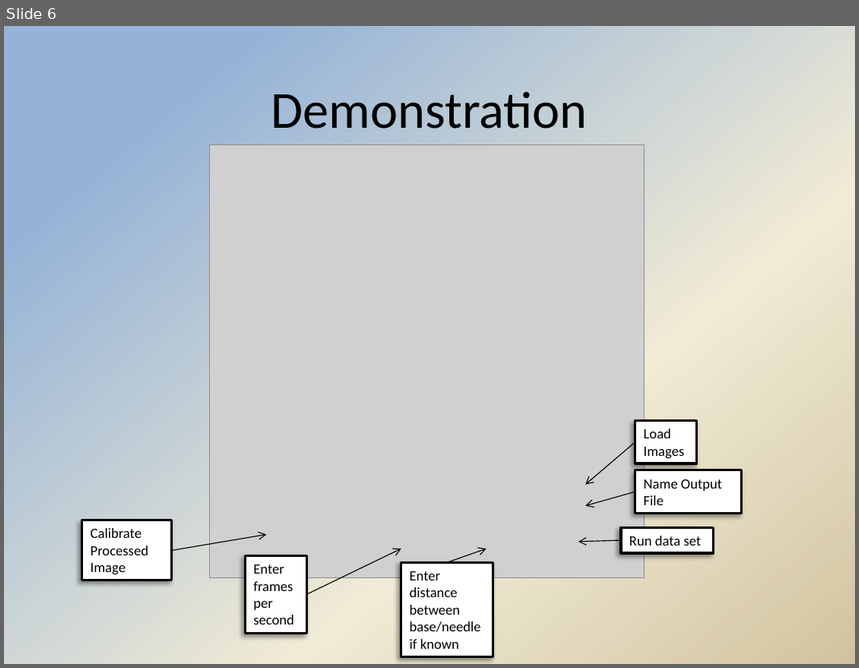
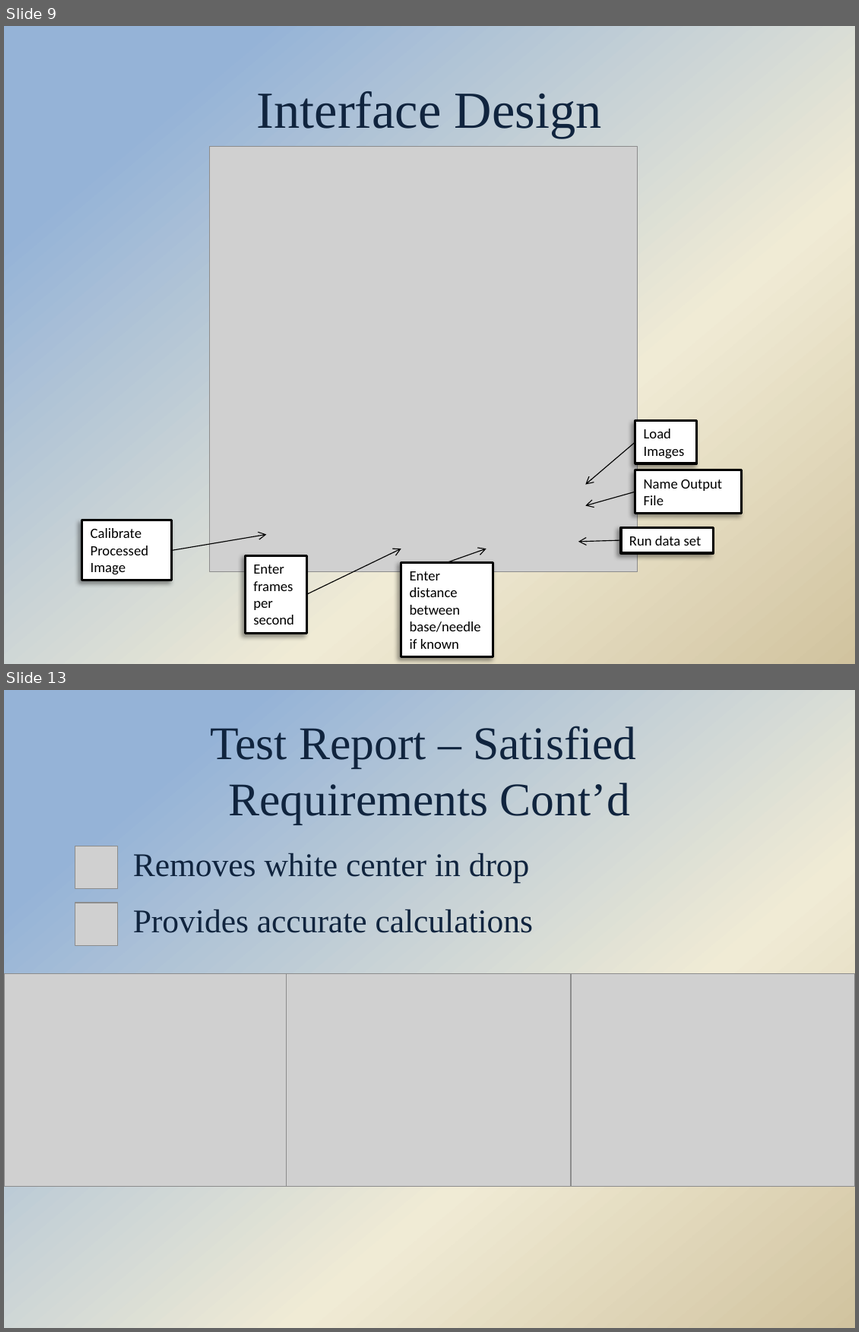
Before and after one commit to Hdtran89/ImageProcessing, a slide deck: A Team Documents/Final presentation.pptx. Shown one above the other, each under a label of ours: slide 6 before the commit, slides 9 and 13 after it; the slides between them are not shown. The pictures are 859x668 and 859x1332 pixels, drawn with LibreOffice and Linux fonts; fonts in the diff are those of the drawing; grey boxes stand for pictures; background and template pictures are left out. Boxes give left, top, right and bottom in pixels: in the first picture for what was removed or moved away, otherwise in the second. Text is boxed around its words. In the diff, an @@ line names an element or a change of style, - is before the commit and + after.

```diff
--- a/A Team Documents/Final presentation.pptx
+++ b/A Team Documents/Final presentation.pptx
@@ slide 13 added at bbox=[4, 690, 855, 1328], background gradient #95B3D7 to #F0EBD5 to #D1C39F @@
@@ title added at bbox=[210, 726, 636, 824], 39.6 pt, text #0F243E @@
+Test Report – Satisfied
+Requirements Cont’d
@@ picture added at bbox=[75, 846, 117, 888] @@
@@ text added at bbox=[133, 853, 530, 882], 28 pt, text #0F243E @@
+Removes white center in drop
@@ picture added at bbox=[75, 903, 117, 945] @@
@@ text added at bbox=[133, 909, 534, 933], 28 pt, text #0F243E @@
+Provides accurate calculations
@@ picture added at bbox=[4, 973, 287, 1186] @@
@@ picture added at bbox=[287, 973, 570, 1186] @@
@@ picture added at bbox=[572, 973, 855, 1186] @@
@@ what was slide 6 is now slide 9 @@
@@ slide 9 changed as well @@
@@ title at bbox=[257, 91, 602, 138]: text changed; font Calibri to Times New Roman; text colour #000000 to #0F243E @@
-Demonstration
+Interface Design
@@ picture: place and size @@
-picture at bbox=[210, 145, 645, 579]
+picture at bbox=[210, 147, 638, 572]
```
Also in this commit, not shown: 13 other slides changed, 8 other slides added, 1 slide removed.
